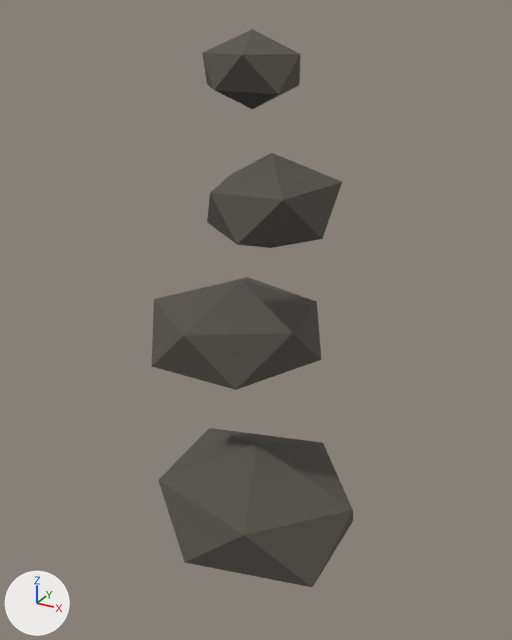
The glTF model assets/models/props/prop-cairn.glb, before and after one commit.
Before and after are seen from a 50 mm lens placed at (0.138, -0.251, 0.26), pointed at (-0.003, 0.006, 0.131). The lights are fixed; the arrows at lower left show +X, +Y and +Z. The picture after the commit comes second. Vertices at exactly the same position are counted once.

The first picture shows 'prop-cairn'.
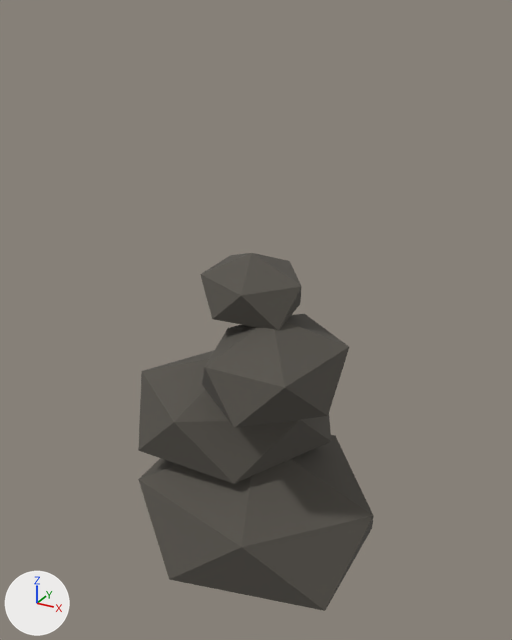
The change in detail:
me_prop_cairn is used by ob_prop_cairn; location (0.0, 0.0, 0.0).
me_prop_cairn had 48 vertices, 80 faces and spanned x -0.053..0.05, y -0.041..0.047, z 0.007..0.252.
me_prop_cairn now has 48 vertices, 80 faces and spans x -0.063..0.06, y -0.049..0.056, z -0.001..0.163.
me_prop_cairn part 1: the loose piece of 12 vertices spanning x -0.052..0.05, y -0.041..0.042, z 0.007..0.07 is scaled about its middle by 1.2, then moved by (0.0, 0.0, -0.002).
me_prop_cairn part 2: the loose piece of 12 vertices spanning x -0.053..0.024, y -0.028..0.047, z 0.099..0.148 is scaled about its middle by 1.2, then moved by (-0.002, 0.002, -0.043).
me_prop_cairn part 3: the loose piece of 12 vertices spanning x -0.013..0.036, y -0.037..0.026, z 0.171..0.209 is scaled about its middle by 1.19, then moved by (0.002, -0.002, -0.071).
me_prop_cairn part 4: the loose piece of 12 vertices spanning x -0.027..0.018, y -0.018..0.026, z 0.223..0.252 is scaled about its middle by 1.17, then moved by (-0.001, 0.001, -0.092).

Where the change shows, as pixel boxes [x1, y1, x2, y2] in the pictures (512 x 640 px; the box of a moved part takes in the faces that stretch with it):
'prop-cairn', reshaped (17% wider, 36% shorter): before [152, 29, 353, 587]; after [138, 253, 374, 611]
part 1 of me_prop_cairn, moved or reshaped: before [158, 428, 353, 587]; after [138, 435, 374, 611]
part 2 of me_prop_cairn, moved or reshaped: before [152, 277, 322, 390]; after [138, 350, 331, 484]
part 3 of me_prop_cairn, moved or reshaped: before [207, 153, 342, 248]; after [202, 314, 349, 428]
part 4 of me_prop_cairn, moved or reshaped: before [203, 29, 300, 109]; after [200, 253, 302, 331]
